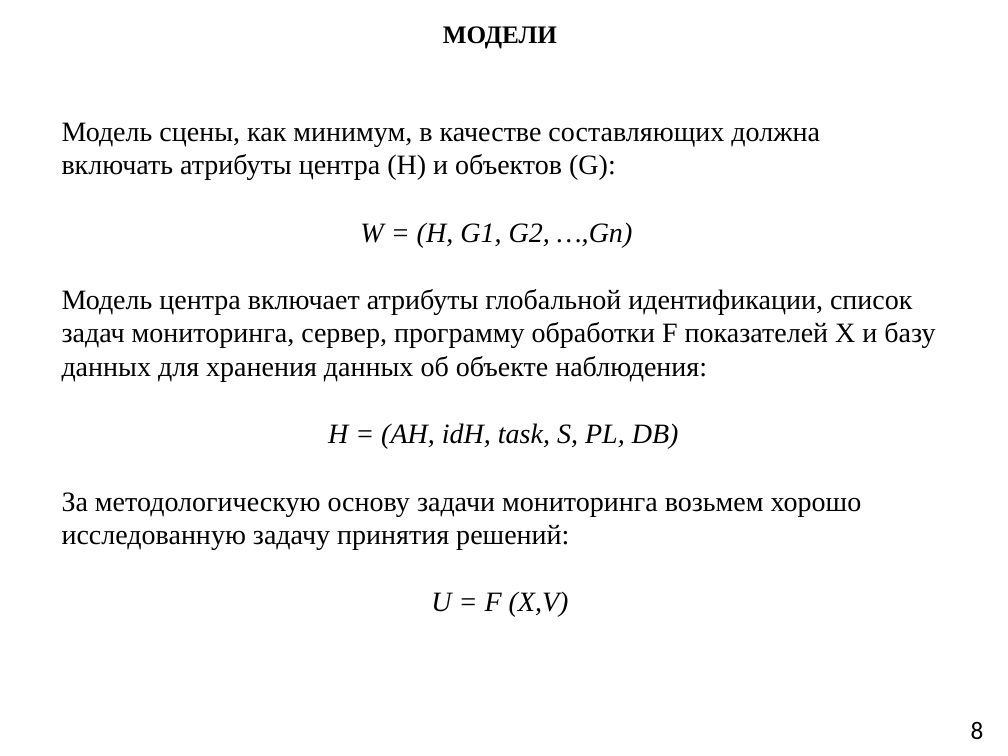
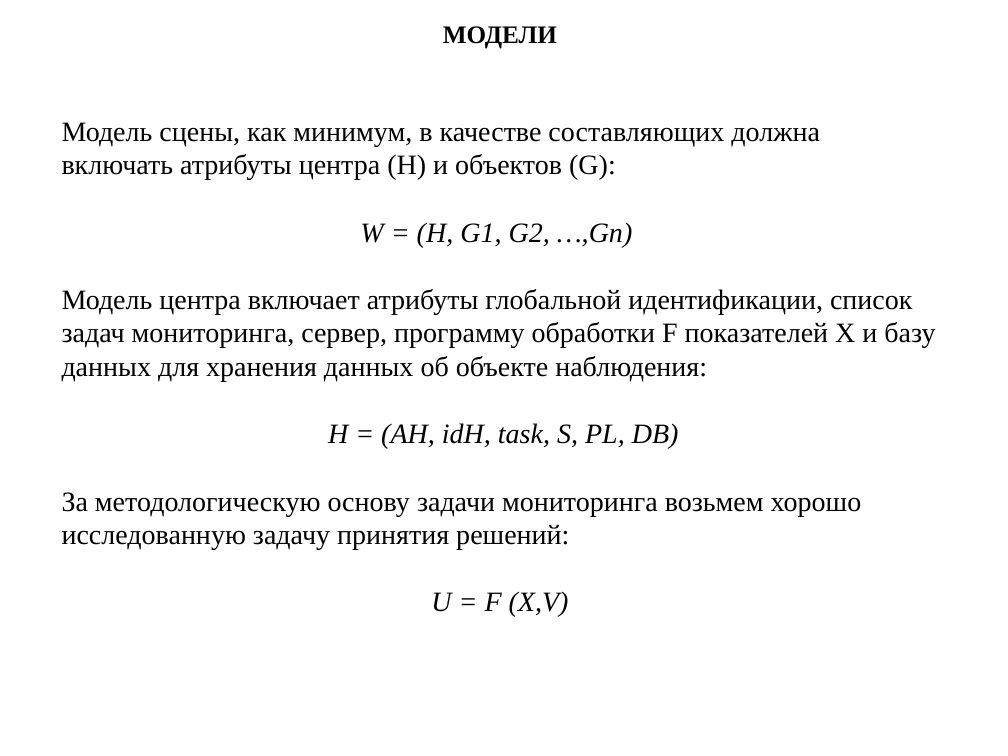
Before and after one commit to rudkouski/fpmi-diplom, a slide deck: slide 6 of отчет/rudkovsky_prez.ppt. Drawn at 1008x756 pixels with LibreOffice and Linux fonts; fonts in the diff are those of the drawing. Boxes give left, top, right and bottom in pixels: in the first picture for what was removed or moved away, otherwise in the second. Text is boxed around its words. In the diff, an @@ line names an element or a change of style, - is before the commit and + after.

```diff
--- a/отчет/rudkovsky_prez.ppt
+++ b/отчет/rudkovsky_prez.ppt
@@ text removed at (971,721,984,739) @@
-8
```
Also in this commit, not shown: 12 other slides changed.
